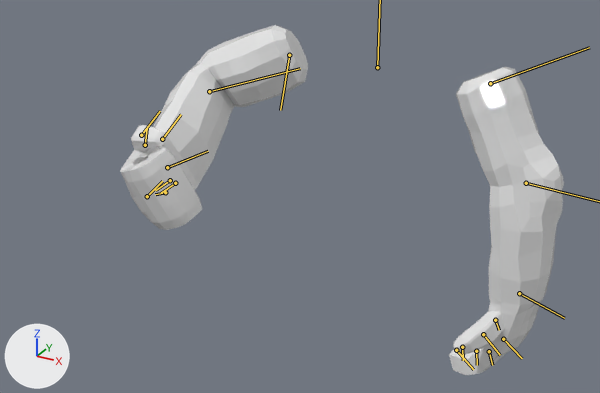
A saved change to the FBX model Assets/Art/Player/Player/Player.fbx.
The view is the same before and after, from a 50 mm lens placed at (0.117, -0.271, 0.11), pointed at (-0.009, -0.042, -0.005). Arrows for +X, +Y and +Z are at lower left; the lights stay in place. Both versions are drawn at the pose saved in each file; the numbers are the values there. The bones that bend it are drawn over the model as lines.

Objects in the first picture: 'Player_Rigging_Ok:Brazos_Mesh'.
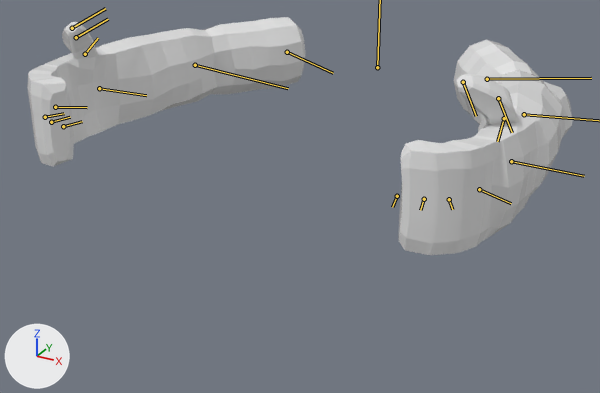
Pixel boxes (x1, y1, x2, y2) of what changed, in the pictures (600 x 393 px):
'Player_Rigging_Ok:Brazos_Mesh', posed (23% wider, 32% shorter): before (120, 25, 564, 375); after (27, 17, 573, 255)
bone 'Player_Rigging_Ok:L_shoulder_jnt', root to tip: before (490, 83) to (589, 47); after (487, 79) to (591, 78)
bone 'Player_Rigging_Ok:R_shoulder_jnt', root to tip: before (289, 55) to (280, 110); after (287, 52) to (333, 73)
bone 'Player_Rigging_Ok:R_elbow_jnt', root to tip: before (209, 91) to (300, 68); after (195, 65) to (288, 88)
bone 'Player_Rigging_Ok:R_wrist_jnt', root to tip: before (167, 167) to (208, 151); after (99, 88) to (146, 95)
bone 'Player_Rigging_Ok:R_middle_base_jnt', root to tip: before (147, 196) to (162, 181); after (55, 107) to (87, 107)
bone 'Player_Rigging_Ok:R_middle_mid_jnt', root to tip: before (165, 192) to (155, 194); after (45, 117) to (64, 113)
bone 'Player_Rigging_Ok:R_middle_tip_jnt', root to tip: before (175, 183) to (161, 193); after (51, 122) to (70, 117)
bone 'Player_Rigging_Ok:R_thumb_base_jnt', root to tip: before (145, 145) to (147, 128); after (85, 54) to (98, 38)
bone 'Player_Rigging_Ok:R_thumb_mid_jnt', root to tip: before (141, 135) to (160, 111); after (76, 37) to (108, 19)

The edits, one by one:
Bone 'Player_Rigging_Ok:L_shoulder_jnt' (bone_player_rigging_ok_l_shoulder_jnt) moves from (-0.47, 0.31, -0.32) to (0.0, 0.0, 0.0).
Bone 'Player_Rigging_Ok:L_shoulder_jnt' (bone_player_rigging_ok_l_shoulder_jnt) turns from (90, 60, 45) to (0, 0, 0) degrees about its own x, y and z.
Bone 'Player_Rigging_Ok:R_shoulder_jnt' (bone_player_rigging_ok_r_shoulder_jnt) moves from (0.25, -0.32, 0.21) to (0.0, 0.0, 0.0).
Bone 'Player_Rigging_Ok:R_shoulder_jnt' (bone_player_rigging_ok_r_shoulder_jnt) turns from (20, 25, 40) to (0, 0, 0) degrees about its own x, y and z.
Bone 'Player_Rigging_Ok:R_elbow_jnt' (bone_player_rigging_ok_r_elbow_jnt) turns from (0, 0, -50) to (0, 0, 0) degrees about its own x, y and z.
Bone 'Player_Rigging_Ok:R_wrist_jnt' (bone_player_rigging_ok_r_wrist_jnt) turns from (0, -15, 0) to (0, 0, 0) degrees about its own x, y and z.
Bone 'Player_Rigging_Ok:R_middle_base_jnt' (bone_player_rigging_ok_r_middle_base_jnt) turns from (0, 0, -50) to (0, 0, 0) degrees about its own x, y and z.
Bone 'Player_Rigging_Ok:R_middle_mid_jnt' (bone_player_rigging_ok_r_middle_mid_jnt) turns from (0, 0, -50) to (0, 0, 0) degrees about its own x, y and z.
Bone 'Player_Rigging_Ok:R_middle_tip_jnt' (bone_player_rigging_ok_r_middle_tip_jnt) turns from (0, 0, -50) to (0, 0, 0) degrees about its own x, y and z.
Bone 'Player_Rigging_Ok:R_thumb_base_jnt' (bone_player_rigging_ok_r_thumb_base_jnt) turns from (0, 25, 0) to (0, 0, 0) degrees about its own x, y and z.
Bone 'Player_Rigging_Ok:R_thumb_mid_jnt' (bone_player_rigging_ok_r_thumb_mid_jnt) turns from (0, 25, 0) to (0, 0, 0) degrees about its own x, y and z.
